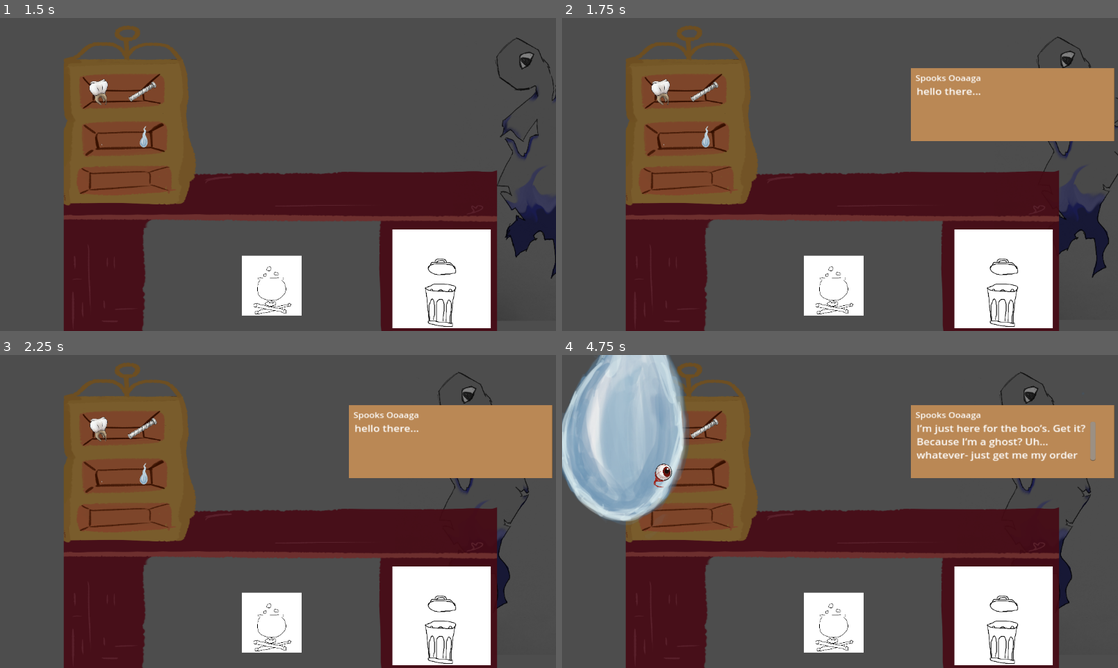
Above: before the commit, frames 1-4 (two rows, left to right).
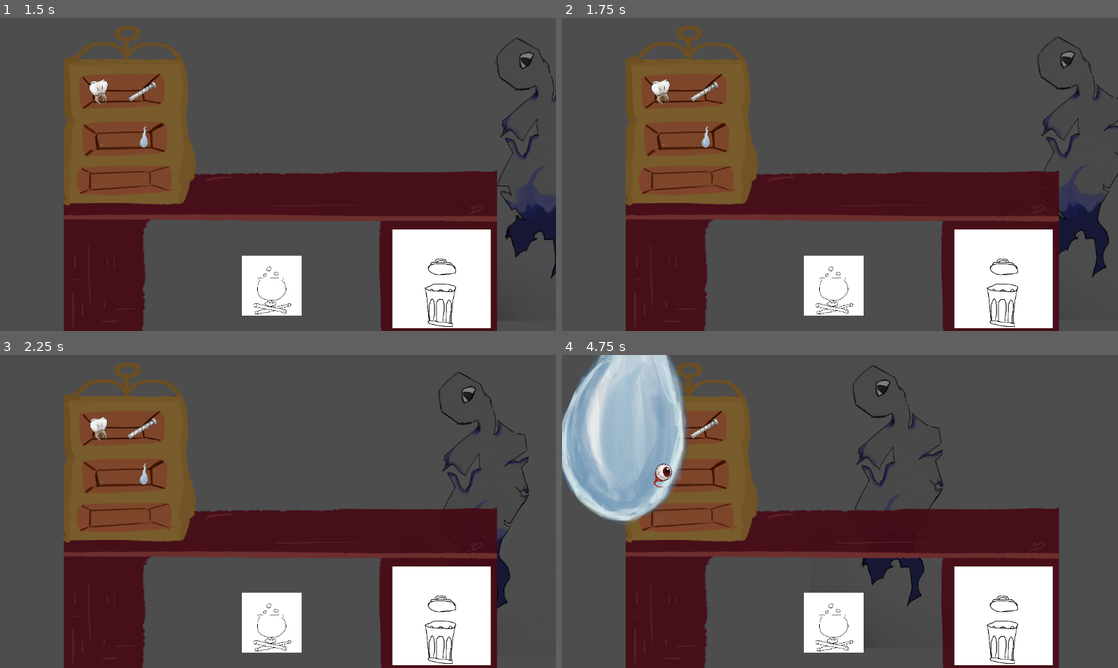
Above: after the commit, the same moments.

Repository: IFlewDowntheStairsOnce/AFK_Atelier
Game: Godot game, scene res://scenes/game.tscn
Two runs of this game, one before a commit and one after it. Both use one fixed random seed, a clock stepped at 60 frames per second and the inputs below.
Inputs (mouse positions are in pixels of both pictures, inside the frame that each line leads up to):
- Up to frame 1 (1.5 s): tap Enter (ui_accept) at 0.5, 0.77 s; move the mouse to (272, 284) at 0.52 s; click (272, 284) at 0.6 s; move the mouse to (100, 93) at 1.27 s; click (100, 93) at 1.35 s
- Up to frame 2 (1.75 s): tap Enter (ui_accept) at 1.52 s
- Up to frame 3 (2.25 s): move the mouse to (144, 426) at 2.02 s; click (144, 426) at 2.1 s
- Up to frame 4 (4.75 s): tap Enter (ui_accept) at 2.75, 3.02, 3.77, 4.52 s; move the mouse to (706, 473) at 2.77 s; click (706, 473) at 2.85 s; move the mouse to (662, 480) at 3.52 s; click (662, 480) at 3.6 s; move the mouse to (673, 464) at 4.27 s; click (673, 464) at 4.35 s

Frame 1 is identical in both runs. In frame 2, 8.5% of the frame differs, in the area x 62-100%, y 16-40%; in frame 3, 8.5%; in frame 4, 10%, in the area x 52-100%, y 3-82%.

Commit message:
Clock add

Diff:
--- a/scenes/customer.gd
+++ b/scenes/customer.gd
@@ -44,6 +44,7 @@
 	if $AnimatedSprite2D.global_position ==Start_Pos:
 		Is_Roaming = true
 		Move_to_Desk(delta)
+		$Dialogue.start()
 
 	if Input.is_action_just_pressed("chat"):
 		Is_Roaming = false
--- a/scenes/dialogue.gd
+++ b/scenes/dialogue.gd
@@ -2,6 +2,8 @@
 
 signal dialogue_finished
 
+@onready var label = $Label
+@onready var timer = $Timer
 @export_file("*.json") var d_file
 
 var d_active = false
@@ -9,17 +11,29 @@
 var current_dialogue_id = 0
 
 func _ready():
+	timer.start()
 	$NinePatchRect.visible = false
+	label.visible = false
+
+func displayclock(delta):
+	label.text.visible = true
+	label.text = "%02d:%02d" % time_left()
 
 func start():
 	if d_active:
 		return
 	d_active = true
-	await get_tree().create_timer(1).timeout
+	await get_tree().create_timer(5).timeout
 	$NinePatchRect.visible = true
 	dialogue = load_dialogue()
 	current_dialogue_id = -1
 	next_script()
+
+func time_left():
+	var time_left = timer.time_left
+	var minuite = floor(time_left/60)
+	var seconds = int(time_left)%60
+	return[minuite, seconds]
 
 func load_dialogue():
 	var file = FileAccess.open("res://scripts/Customer_dialouge1.json", FileAccess.READ)
--- a/scenes/dialogue.tscn
+++ b/scenes/dialogue.tscn
@@ -44,3 +44,22 @@
 scale = Vector2(6, 6)
 text = "chat
 "
+
+[node name="Label" type="Label" parent="."]
+layout_mode = 1
+anchors_preset = 8
+anchor_left = 0.5
+anchor_top = 0.5
+anchor_right = 0.5
+anchor_bottom = 0.5
+offset_left = 453.0
+offset_top = -1578.5
+offset_right = 737.0
+offset_bottom = -1412.5
+grow_horizontal = 2
+grow_vertical = 2
+theme_override_font_sizes/font_size = 121
+text = "0:00"
+
+[node name="Timer" type="Timer" parent="."]
+wait_time = 35.0
--- a/scripts/Customer_dialouge1.json
+++ b/scripts/Customer_dialouge1.json
@@ -1,5 +1,5 @@
 [
-	{"name": "Spooks Ooaaga", "text": "hello there..."},
+	{"name": "Spooks Ooaaga", "text": "hello there... [enter to see dialogue and chat with customers]"},
 	{"name": "Spooks Ooaaga", "text": "ahhh.. im half dead, sure would like a brew of golem tears and serpent spit"},
 	{"name": "Spooks Ooaaga", "text": "I’m just here for the boo’s. Get it? Because I’m a ghost? Uh… whatever- just get me my order"},
 	{"name": "Spooks Ooaaga", "text": "sooo i haven't seen someone as boo-tiful as you- get it?"},
@@ -9,4 +9,8 @@
 	{"name": "Spooks Ooaaga", "text": "is this your haunt?"},
 	{"name": "Spooks Ooaaga", "text": "well thats exciting"},
 	{"name": "Spooks Ooaaga", "text": "do dododo dododo dodo"},
+	{"name": "Spooks Ooaaga", "text": "do you know my friend?"},
+	{"name": "Spooks Ooaaga", "text": "you dont or you do"},
+	{"name": "Spooks Ooaaga", "text": "whats taking so long..."},
+	{"name": "Spooks Ooaaga", "text": "bu aba ba ba"},
 ]
